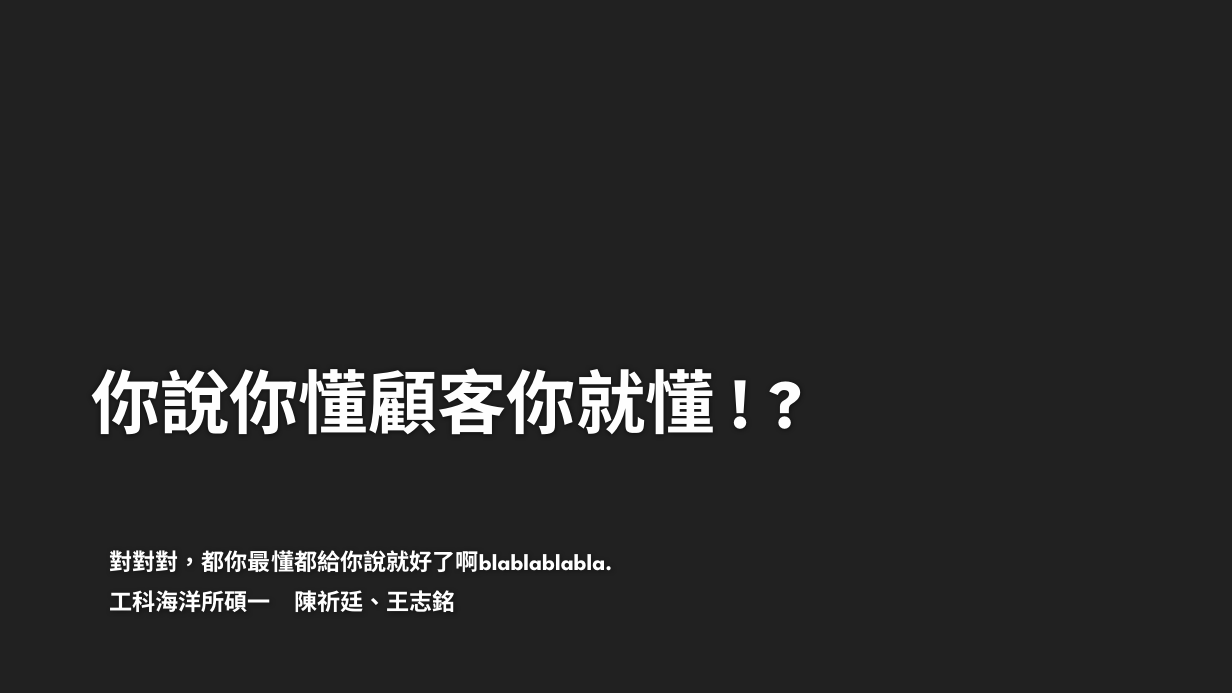
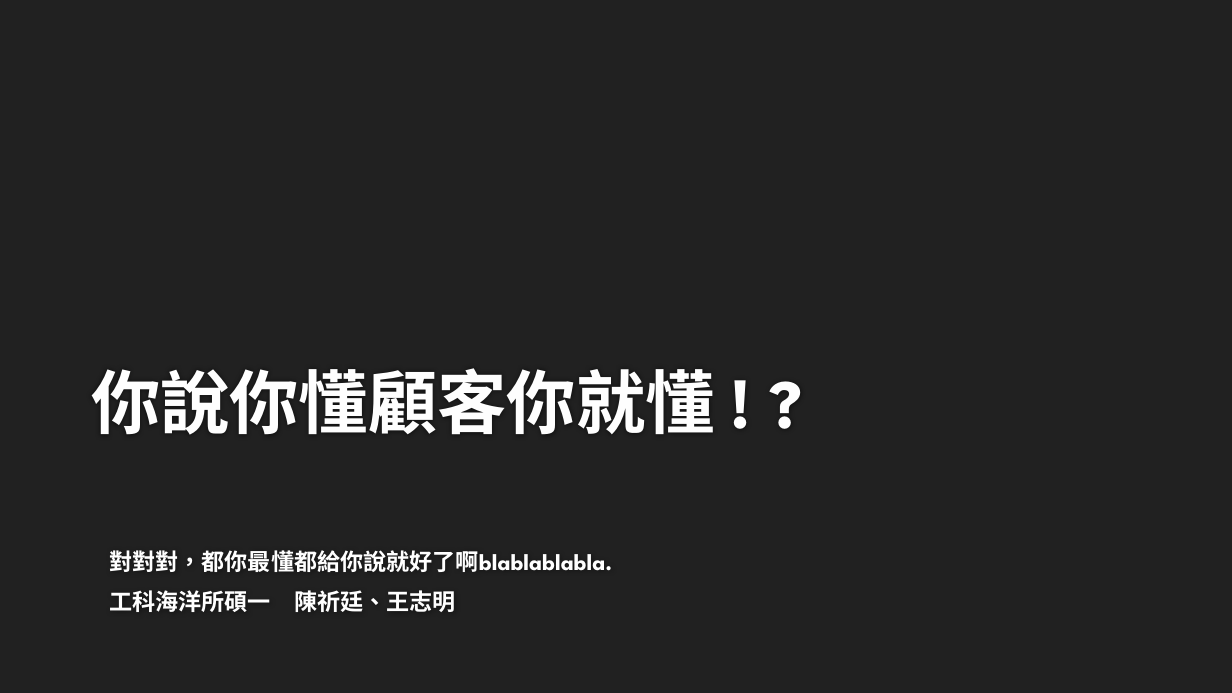
Before and after one commit to rt6972177/106-2, a slide deck: slide 1 of Proposal/Data-Driven CMR.pptx. Drawn at 1232x693 pixels with LibreOffice and Linux fonts; fonts in the diff are those of the drawing; background and template pictures are left out. Boxes give left, top, right and bottom in pixels: in the first picture for what was removed or moved away, otherwise in the second. Text is boxed around its words. In the diff, an @@ line names an element or a change of style, - is before the commit and + after.

```diff
--- a/Proposal/Data-Driven CMR.pptx
+++ b/Proposal/Data-Driven CMR.pptx
@@ subtitle at (x1=109, y1=590, x2=456, y2=612): text changed @@
-工科海洋所碩一 陳祈廷、王志銘
+工科海洋所碩一 陳祈廷、王志明
```
Also in this commit, not shown: 1 other file.
